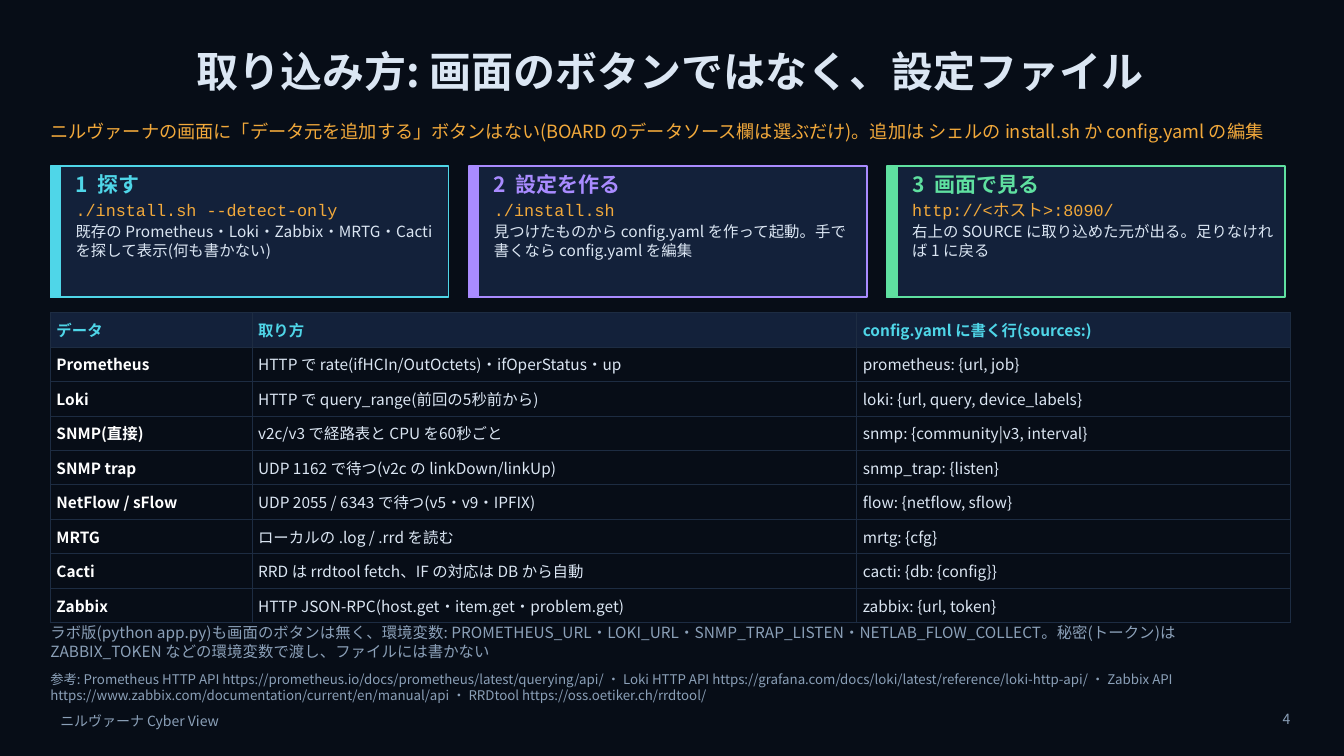
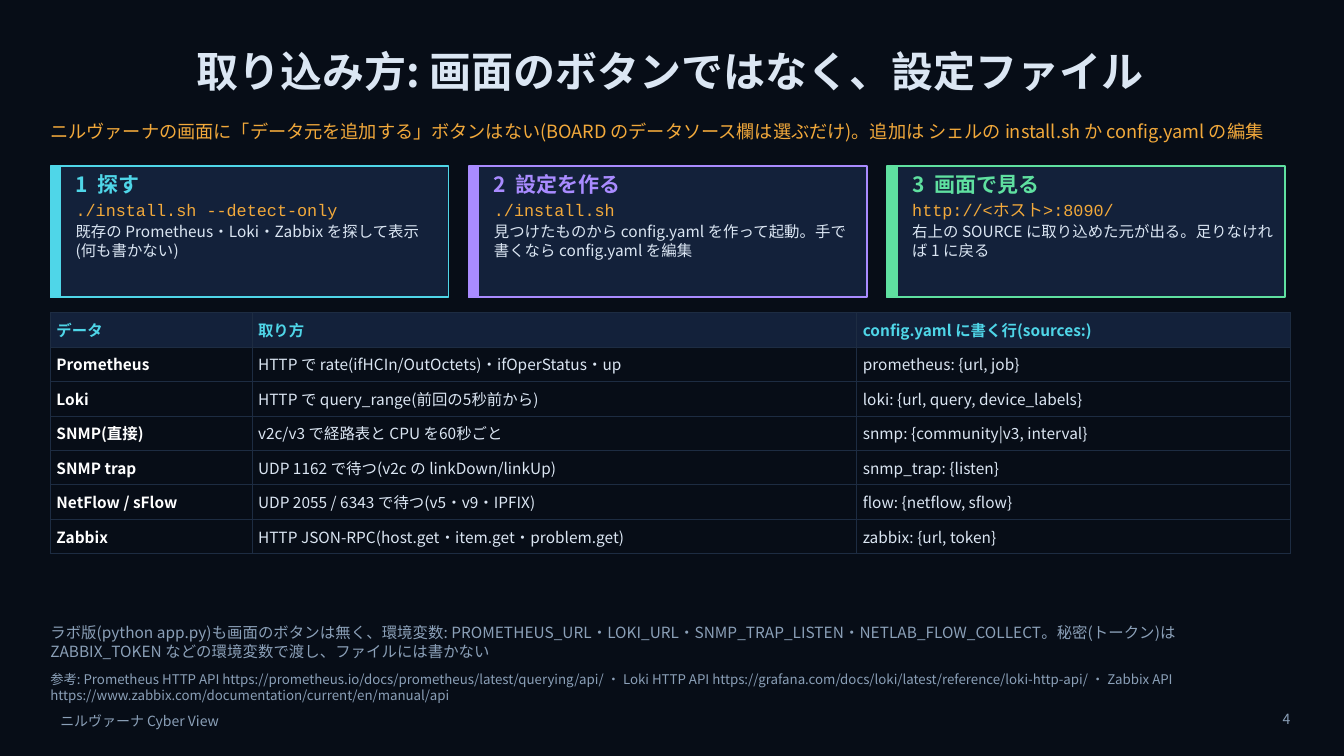
Before and after one commit to w-index-m/nirvana-lab, a slide deck: slide 4 of docs/nirvana-introduction-v2.pptx. Drawn at 1344x756 pixels with LibreOffice and Linux fonts; fonts in the diff are those of the drawing; background and template pictures are left out. Boxes give left, top, right and bottom in pixels: in the first picture for what was removed or moved away, otherwise in the second. Text is boxed around its words. In the diff, an @@ line names an element or a change of style, - is before the commit and + after.

```diff
--- a/docs/nirvana-introduction-v2.pptx
+++ b/docs/nirvana-introduction-v2.pptx
@@ text at [76, 224, 419, 259]: text changed @@
-既存の Prometheus・Loki・Zabbix・MRTG・Cacti を探して表示(何も書かない)
+既存の Prometheus・Loki・Zabbix を探して表示(何も書かない)
@@ table at [50, 313, 1291, 551] @@
-row 7: MRTG | ローカルの .log / .rrd を読む | mrtg: {cfg}
-row 8: Cacti | RRD は rrdtool fetch、IF の対応は DB から自動 | cacti: {db: {config}}
@@ text at [50, 673, 1172, 703]: text changed @@
-参考: Prometheus HTTP API https://prometheus.io/docs/prometheus/latest/querying/api/ ・ Loki HTTP API https://grafana.com/docs/loki/latest/reference/loki-http-api/ ・ Zabbix API https://www.zabbix.com/documentation/current/en/manual/api ・ RRDtool https://oss.oetiker.ch/rrdtool/
+参考: Prometheus HTTP API https://prometheus.io/docs/prometheus/latest/querying/api/ ・ Loki HTTP API https://grafana.com/docs/loki/latest/reference/loki-http-api/ ・ Zabbix API https://www.zabbix.com/documentation/current/en/manual/api
```
Also in this commit, not shown: 5 other slides changed, 2 slides removed, 3 other files.
